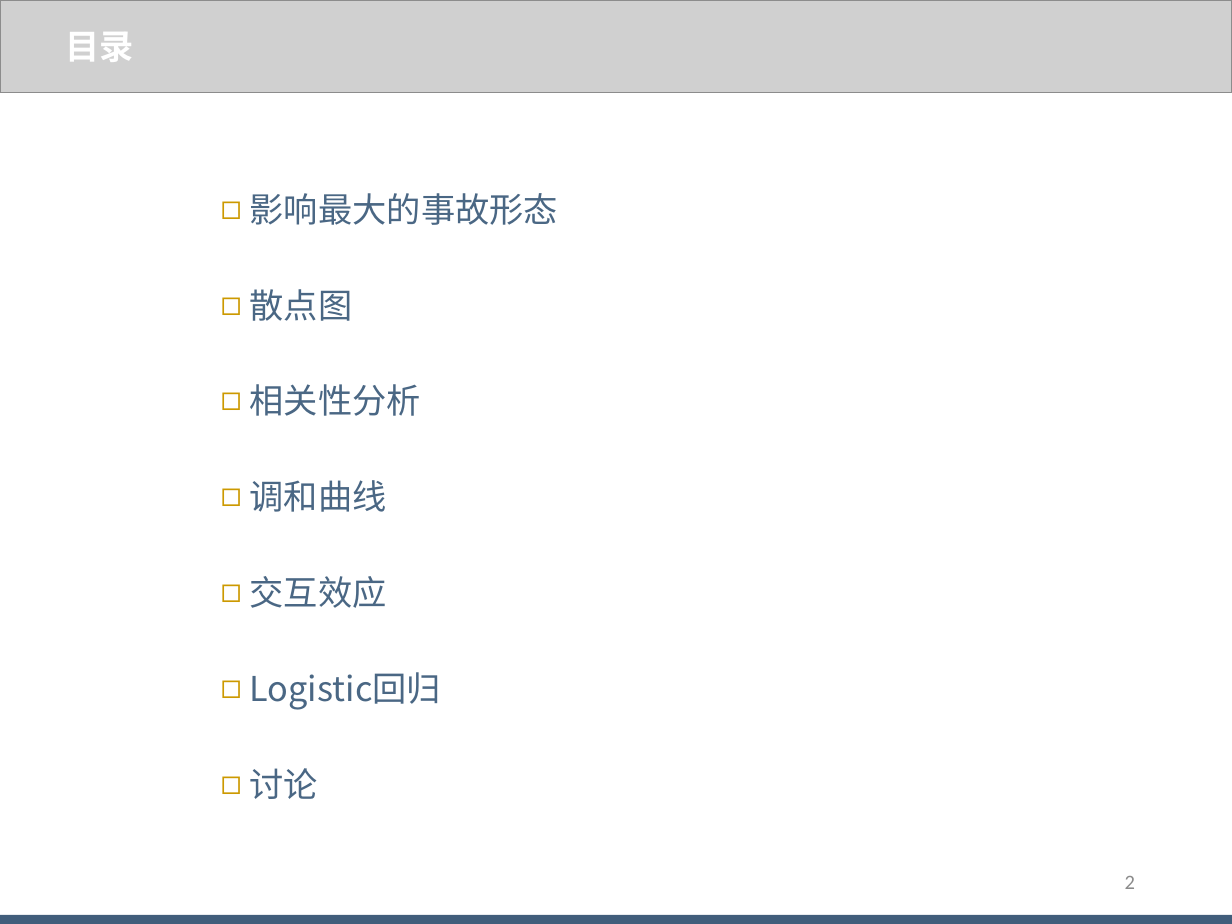
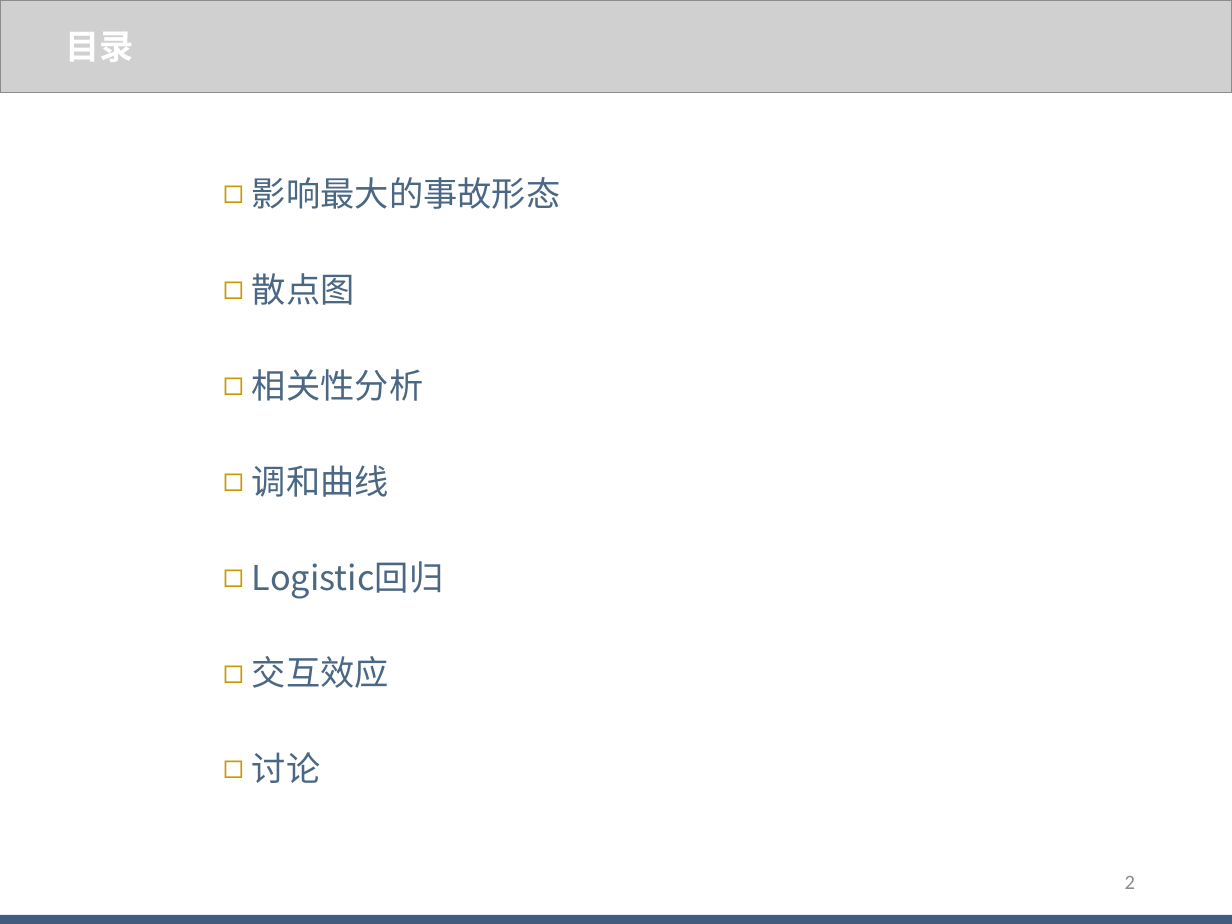
Before and after one commit to WJ-Lai/AccidentMission, a slide deck: slide 2 of 【阶段性汇报】/20180729/阶段性汇报_赖伟鉴_20180729.pptx. Drawn at 1232x924 pixels with LibreOffice and Linux fonts; fonts in the diff are those of the drawing; grey boxes stand for pictures. Boxes give left, top, right and bottom in pixels: in the first picture for what was removed or moved away, otherwise in the second. Text is boxed around its words. In the diff, an @@ line names an element or a change of style, - is before the commit and + after.

```diff
--- a/【阶段性汇报】/20180729/阶段性汇报_赖伟鉴_20180729.pptx
+++ b/【阶段性汇报】/20180729/阶段性汇报_赖伟鉴_20180729.pptx
@@ text "影响最大的事故形态": place and size @@
-text "影响最大的事故形态" at [250, 193, 558, 799]
+text "影响最大的事故形态" at [252, 177, 560, 783]
@@ text at [252, 561, 443, 599]: paragraph added @@
+◻ Logistic回归
@@ text at [250, 672, 441, 710]: paragraph removed @@
-◻ Logistic回归
```
Also in this commit, not shown: 5 other slides changed, 6 slides added, 56 other files.
